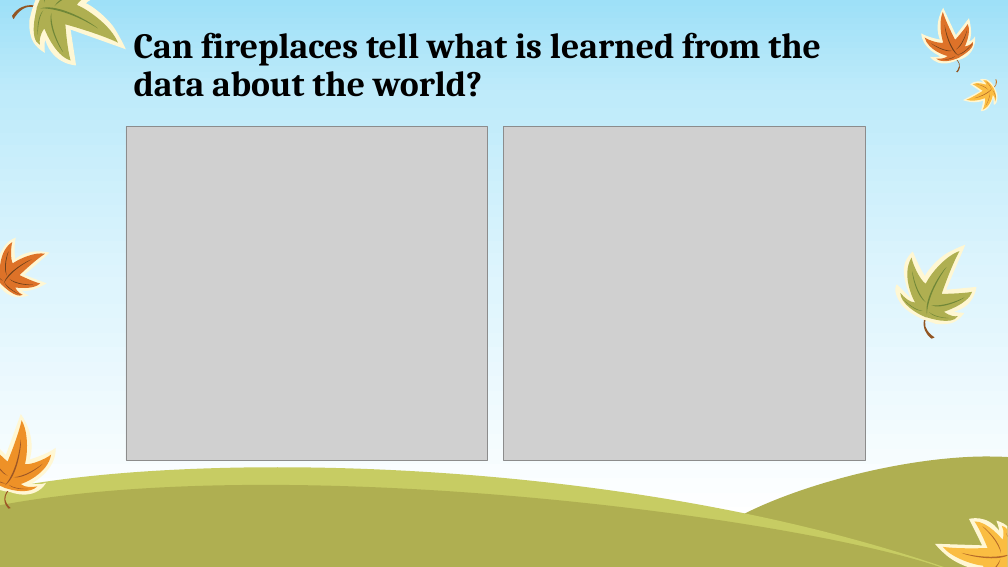
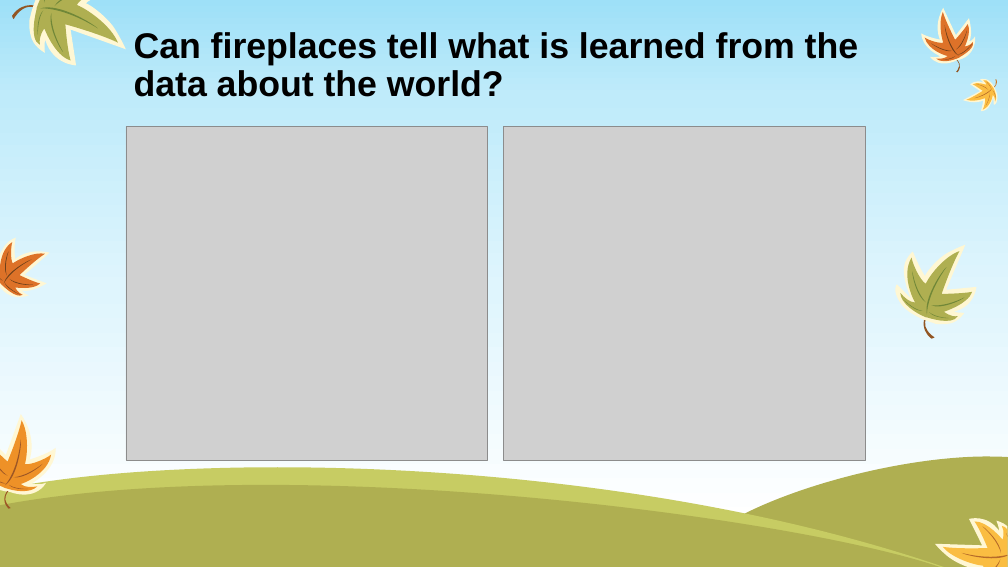
Before and after one commit to ozgurpolat/Exploratory_Data_Analysis, a slide deck: slide 8 of House_Prices.pptx (slide 7 before the commit). Drawn at 1008x567 pixels with LibreOffice and Linux fonts; fonts in the diff are those of the drawing; grey boxes stand for pictures. Boxes give left, top, right and bottom in pixels: in the first picture for what was removed or moved away, otherwise in the second. Text is boxed around its words. In the diff, an @@ line names an element or a change of style, - is before the commit and + after.

```diff
--- a/House_Prices.pptx
+++ b/House_Prices.pptx
@@ title "Can fireplaces tell what is ..." at <box>134,32,858,97</box>: font Cambria to Arial @@
```
Also in this commit, not shown: 5 other slides changed, 2 slides added, 1 other file.
